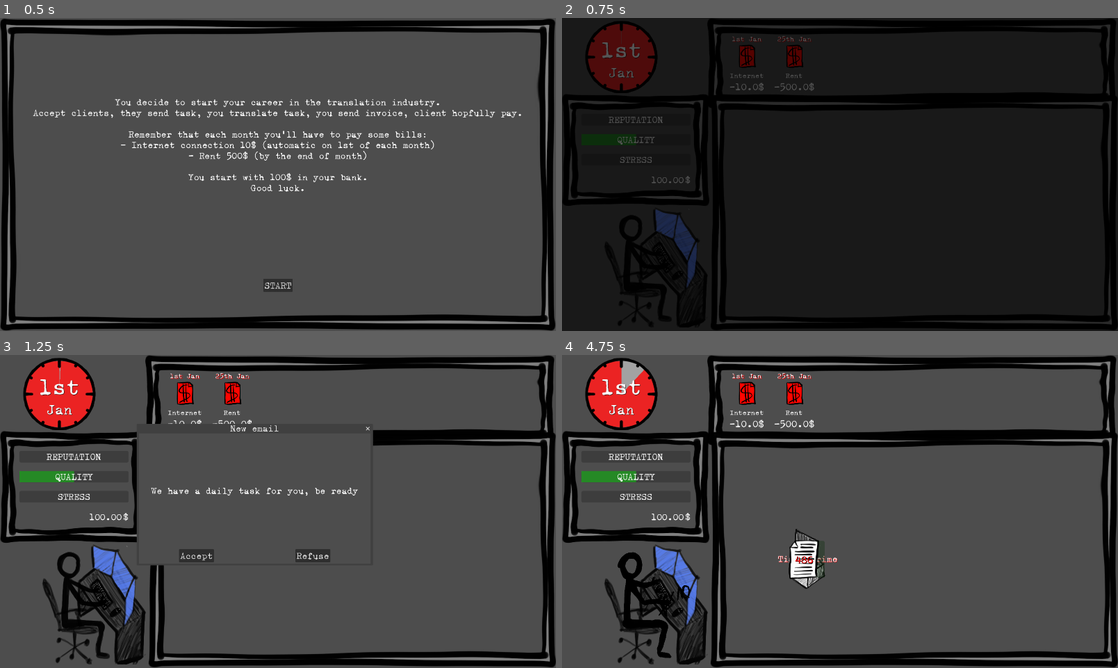
Above: before the commit, frames 1-4 (two rows, left to right).
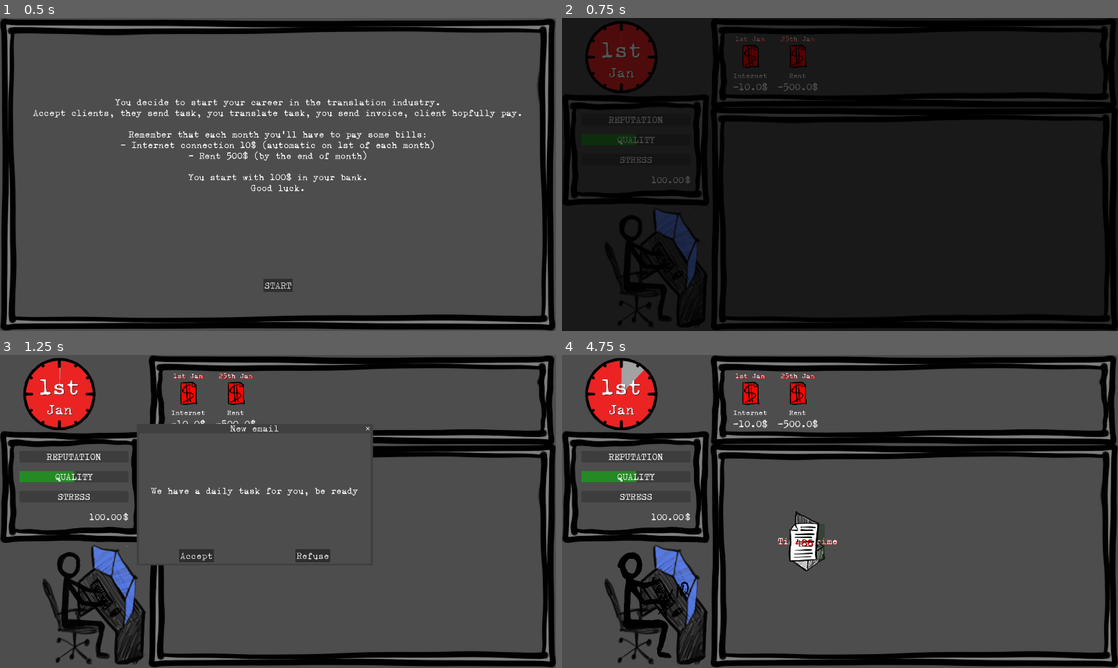
Above: after the commit, the same moments.

Repository: ildede/game-off-2025
Game: Godot game, scene res://scenes/ui/start_screen/start.tscn
Same seed, same stepped clock (60 frames per second), same inputs: the game is played once before the commit and once after it.
Inputs (mouse positions are in pixels of both pictures, inside the frame that each line leads up to):
- Up to frame 1 (0.5 s): no input
- Up to frame 2 (0.75 s): click "START" at 0.5 s
- Up to frame 3 (1.25 s): no input
- Up to frame 4 (4.75 s): click "Accept" at 1.25 s; click (806, 558) at 2.02 s; click (806, 558) at 2.77 s; click (806, 558) at 3.52 s; move the mouse to (962, 495) at 4.27 s; click (962, 495) at 4.42 s

Frame 1 is identical in both runs. In frame 2, 3.5% of the frame differs, in the area x 26-100%, y 0-62%; in frame 3, 2.9%; in frame 4, 6.5%, in the area x 17-100%, y 0-84%.

Commit message:
feat: a task is now clickable to set priority

Diff:
--- a/autoloads/global.gd
+++ b/autoloads/global.gd
@@ -3,6 +3,7 @@
 signal new_client_accepted(client_info: Models.ClientObject)
 signal client_send_task(task: Task)
 signal letter_hit_task(letter: Letter, task: Task)
+signal new_priority_task(task: Task)
 signal task_finished(id: int)
 signal task_failed(id: int)
 signal update_reputation(value: float)
--- a/scenes/game/entities/client/client.tscn
+++ b/scenes/game/entities/client/client.tscn
@@ -1,8 +1,7 @@
-[gd_scene load_steps=4 format=3 uid="uid://dcumfskefaxom"]
+[gd_scene load_steps=3 format=3 uid="uid://dcumfskefaxom"]
 
 [ext_resource type="Texture2D" uid="uid://ddfg25t1i5gqu" path="res://scenes/game/entities/client/client.png" id="1_6t3qf"]
 [ext_resource type="Script" uid="uid://ce7obqaor6lhc" path="res://scenes/game/entities/client/client.gd" id="1_gdxsl"]
-[ext_resource type="Script" uid="uid://bo4a6tlw5odlf" path="res://scenes/game/entities/client/sprite.gd" id="3_7kp2r"]
 
 [node name="Client" type="Node2D"]
 script = ExtResource("1_gdxsl")
@@ -10,14 +9,6 @@
 [node name="Sprite" type="Sprite2D" parent="."]
 scale = Vector2(0.1, 0.1)
 texture = ExtResource("1_6t3qf")
-script = ExtResource("3_7kp2r")
-
-[node name="Button" type="Button" parent="Sprite"]
-self_modulate = Color(1, 1, 1, 0)
-offset_left = -489.99994
-offset_top = -860.0
-offset_right = 499.99994
-offset_bottom = 860.0
 
 [node name="Name" type="Label" parent="."]
 anchors_preset = 8
--- a/scenes/game/entities/client/sprite.gd
+++ /dev/null
@@ -1,15 +0,0 @@
-extends Sprite2D
-
-#var dragging = false
-#var of = Vector2(0,0)
-#
-#func _process(delta: float) -> void:
-	#if dragging:
-		#position = get_global_mouse_position() - of
-#
-#func _on_button_button_down() -> void:
-	#dragging = true
-	#of = get_global_mouse_position()
-#
-#func _on_button_button_up() -> void:
-	#dragging = false
--- a/scenes/game/entities/task/task.gd
+++ b/scenes/game/entities/task/task.gd
@@ -38,3 +38,22 @@
 
 func get_task_id() -> int:
 	return get_node("CharacterBody2D").task_id
+
+
+func _on_character_body_2d_input_event(_viewport: Node, event: InputEvent, _shape_idx: int) -> void:
+	if event is InputEventMouseButton and event.pressed:
+		get_tree().paused = true
+		$Delete.visible = !$Delete.visible
+		$Priority.visible = !$Priority.visible
+
+func _on_delete_pressed() -> void:
+	get_tree().paused = false
+	print("deleted pressed")
+	$Delete.visible = false
+	$Priority.visible = false
+
+func _on_priority_pressed() -> void:
+	get_tree().paused = false
+	Global.new_priority_task.emit(self)
+	$Delete.visible = false
+	$Priority.visible = false
--- a/scenes/game/entities/task/task.tscn
+++ b/scenes/game/entities/task/task.tscn
@@ -66,12 +66,13 @@
 script = ExtResource("1_rogos")
 
 [node name="CharacterBody2D" type="CharacterBody2D" parent="."]
+input_pickable = true
 script = ExtResource("2_42cdb")
 
 [node name="Sprite2D" type="AnimatedSprite2D" parent="CharacterBody2D"]
 sprite_frames = SubResource("SpriteFrames_cprfc")
 animation = &"deadline"
-frame_progress = 0.78176564
+frame_progress = 0.2546036
 
 [node name="CollisionShape2D" type="CollisionShape2D" parent="CharacterBody2D"]
 position = Vector2(0.714288, -0.7142869)
@@ -111,3 +112,26 @@
 text = "999"
 horizontal_alignment = 1
 vertical_alignment = 1
+
+[node name="Delete" type="Button" parent="."]
+process_mode = 3
+visible = false
+offset_left = -70.0
+offset_top = 2.8571427
+offset_right = 71.42856
+offset_bottom = 84.85714
+text = "DELETE
+TASK"
+
+[node name="Priority" type="Button" parent="."]
+process_mode = 3
+visible = false
+offset_left = -110.0
+offset_top = -78.57143
+offset_right = 123.0
+offset_bottom = -20.0
+text = "SET PRIORITY"
+
+[connection signal="input_event" from="CharacterBody2D" to="." method="_on_character_body_2d_input_event"]
+[connection signal="pressed" from="Delete" to="." method="_on_delete_pressed"]
+[connection signal="pressed" from="Priority" to="." method="_on_priority_pressed"]
--- a/scenes/game/translator/translator.gd
+++ b/scenes/game/translator/translator.gd
@@ -4,6 +4,7 @@
 @export var letters: PackedScene
 
 var tasks: Array[Task]
+var priority_task: Task
 
 func _ready() -> void:
 	#Each fired letter reppresent a certain amount of words
@@ -11,6 +12,7 @@
 	$WPM.start(Config.DAY_LENGHT_IN_SECONDS/max_words_per_day)
 	Global.client_send_task.connect(new_task_arrived)
 	Global.letter_hit_task.connect(task_hit)
+	Global.new_priority_task.connect(set_priority_task)
 
 func _on_timer_timeout() -> void:
 	if tasks.size() != 0:
@@ -22,10 +24,15 @@
 func new_task_arrived(item: Task) -> void:
 	tasks.append(item)
 
+func set_priority_task(task: Task):
+	priority_task = task
+
 func fire() -> void:
 	var l = letters.instantiate()
 	l.position = $Translator.position + Vector2(randi_range(-50, 50), randi_range(-50, 50))
 	var target_task = tasks.pick_random()
+	if priority_task:
+		target_task = priority_task
 	l.target = target_task
 	l.target_id = target_task.get_node("CharacterBody2D").task_id
 	add_child(l)
@@ -38,6 +45,8 @@
 		var is_finished = tasks[found_index].update_progress(letter)
 		if is_finished:
 			var task_found = tasks.pop_at(found_index)
+			if priority_task and priority_task.get_task_id() == task_found.get_task_id():
+				priority_task = null
 			Global.task_finished.emit(task_found.get_task_id())
 			task_found.queue_free()
 		letter.queue_free()
@@ -49,6 +58,8 @@
 			return t.get_task_id() == body.task_id)
 		if found_index >= 0:
 			var task_found = tasks.pop_at(found_index)
+			if priority_task and priority_task.get_task_id() == task_found.get_task_id():
+				priority_task = null
 			Global.task_failed.emit(body.task_id)
 			await get_tree().create_timer(2).timeout
 			task_found.queue_free()
--- a/scenes/ui/game_information/game_information.tscn
+++ b/scenes/ui/game_information/game_information.tscn
@@ -154,7 +154,7 @@
 
 [node name="EventsPanel" parent="." instance=ExtResource("3_g4cjn")]
 layout_mode = 0
-offset_left = 501.0
+offset_left = 513.0
 offset_top = -1.0
 offset_right = 1917.0
-offset_bottom = 264.0
+offset_bottom = 306.0
--- a/scenes/ui/main_screen/main.tscn
+++ b/scenes/ui/main_screen/main.tscn
@@ -17,9 +17,10 @@
 
 [node name="WorldPanel" type="PanelContainer" parent="."]
 offset_left = 512.0
-offset_top = 263.0
+offset_top = 304.0
 offset_right = 1922.0
 offset_bottom = 1079.0
+mouse_filter = 1
 
 [node name="Translator" parent="." instance=ExtResource("3_h2yge")]
 position = Vector2(336, 858)
Not shown, removed: scenes/game/entities/client/sprite.gd.uid
